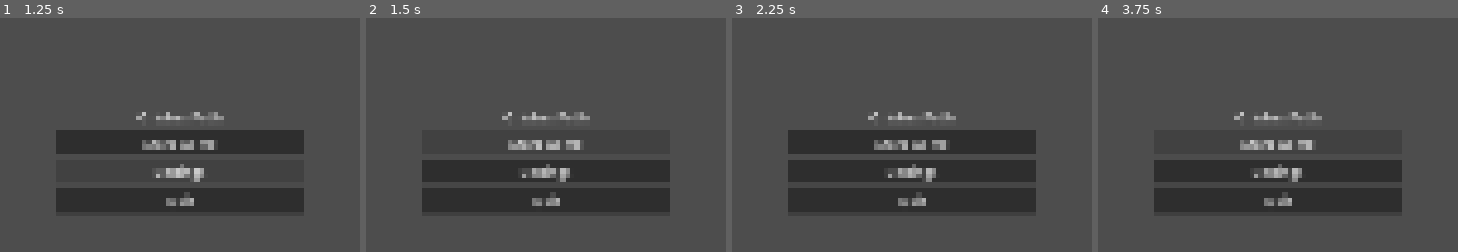
Above: before the commit, frames 1-4 (left to right).
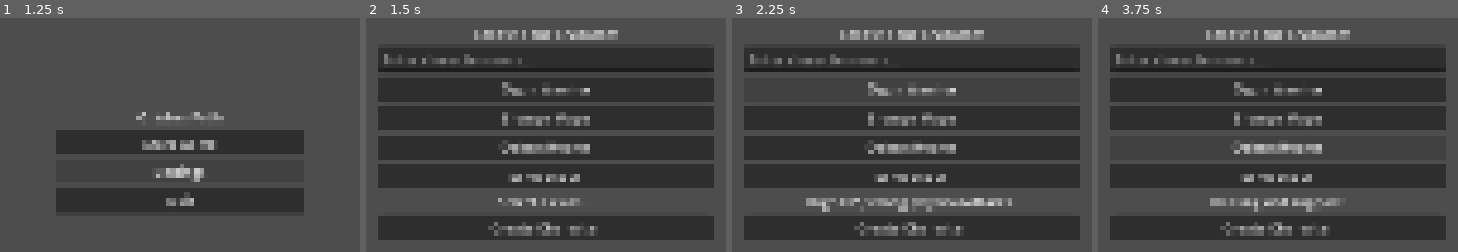
Above: after the commit, the same moments.

Repository: hftang/game
Game: Godot game, scene res://scenes/main_menu.tscn
Same seed, same stepped clock (60 frames per second), same inputs: the game is played once before the commit and once after it.
Inputs (mouse positions are in pixels of both pictures, inside the frame that each line leads up to):
- Up to frame 1 (1.25 s): click "Settings" at 0.5 s
- Up to frame 2 (1.5 s): click "Start Game" at 1.25 s
- Up to frame 3 (2.25 s): click (912, 88) at 2 s, where only the run after the commit has a clickable "Ogun Warrior"
- Up to frame 4 (3.75 s): click (1278, 118) at 2.75 s, where only the run after the commit has a clickable "Shango Mage"; click (1278, 146) at 3.5 s, where only the run after the commit has a clickable "Oshun Healer"

Frame 1 is identical in both runs. In frame 2, 54% of the frame differs, in the area x 3-97%, y 5-95%; in frame 3, 47%; in frame 4, 49%.
Error before the commit: Parse Error: Expected expression for variable initial value after "=". (res://scripts/ui/main_menu.gd:3)

Commit message:
fix: correct node paths in all UI scripts
- main_menu.gd: VBoxContainer/ prefix for buttons
- character_select.gd: VBoxContainer/ prefix, navigate to town on create
- town_ui.gd: VBoxContainer/ prefix, remove chat button
- level_select.gd: proper paths, GameManager integration
- quest_log.gd: proper paths, quest accept/claim logic
- profile_ui.gd: proper paths, GameManager stats display
- battle_result.gd: proper paths, victory/defeat display

Diff:
--- a/scripts/ui/battle_result.gd
+++ b/scripts/ui/battle_result.gd
@@ -1,38 +1,24 @@
 extends Control
 
-signal result_closed()
-
-@onready var title_label: Label = /TitleLabel
-@onready var xp_label: Label = /XpLabel
-@onready var gold_label: Label = /GoldLabel
-@onready var item_label: Label = /ItemLabel
-@onready var level_up_label: Label = /LevelUpLabel
-@onready var continue_btn: Button = /ContinueBtn
+@onready var title_label: Label = $VBoxContainer/TitleLabel
+@onready var xp_label: Label = $VBoxContainer/XpLabel
+@onready var gold_label: Label = $VBoxContainer/GoldLabel
+@onready var continue_btn: Button = $VBoxContainer/ContinueBtn
 
 func _ready():
   continue_btn.pressed.connect(_on_continue)
-  level_up_label.visible = false
 
-func setup_victory(xp: int, gold: int, item_drop = null, did_level_up: bool = false) -> void:
+func setup_victory(xp: int, gold: int) -> void:
   title_label.text = "VICTORY!"
   title_label.modulate = Color.GOLD
   xp_label.text = "EXP Gained: +" + str(xp)
   gold_label.text = "Gold Gained: +" + str(gold)
-  if item_drop:
-    item_label.text = "Item Dropped: " + item_drop
-  else:
-    item_label.text = "No item dropped"
-  if did_level_up:
-    level_up_label.visible = true
-    level_up_label.text = "LEVEL UP!"
 
 func setup_defeat() -> void:
   title_label.text = "DEFEAT"
   title_label.modulate = Color.RED
   xp_label.text = "No rewards"
   gold_label.text = ""
-  item_label.text = ""
 
 func _on_continue() -> void:
-  result_closed.emit()
   get_tree().change_scene_to_file("res://scenes/town.tscn")
--- a/scripts/ui/character_select.gd
+++ b/scripts/ui/character_select.gd
@@ -2,12 +2,13 @@
 
 signal character_created(char_name: String, class_type: CharacterClass.ClassType)
 
-@onready var name_input: LineEdit = /NameInput
-@onready var class_buttons: VBoxContainer = /ClassButtons
-@onready var create_button: Button = /CreateButton
-@onready var class_desc: Label = /ClassDescription
+@onready var name_input: LineEdit = $VBoxContainer/NameInput
+@onready var class_buttons: VBoxContainer = $VBoxContainer/ClassButtons
+@onready var create_button: Button = $VBoxContainer/CreateButton
+@onready var class_desc: Label = $VBoxContainer/ClassDescription
 
 var selected_class: CharacterClass.ClassType = CharacterClass.ClassType.OGUN_WARRIOR
+var player_name: String = ""
 
 func _ready():
   create_button.pressed.connect(_on_create_pressed)
@@ -15,9 +16,9 @@
 
 func _setup_class_buttons():
   var classes = [
-    {"type": CharacterClass.ClassType.OGUN_WARRIOR, "name": "Ogun Warrior", "desc": "High HP, strong physical attacks. Tank/Melee DPS."},
-    {"type": CharacterClass.ClassType.SHANGO_MAGE, "name": "Shango Mage", "desc": "Powerful lightning/fire magic. Glass cannon."},
-    {"type": CharacterClass.ClassType.OSHUN_HEALER, "name": "Oshun Healer", "desc": "Healing and support. Keeps team alive."},
+    {"type": CharacterClass.ClassType.OGUN_WARRIOR, "name": "Ogun Warrior", "desc": "High HP, strong physical attacks."},
+    {"type": CharacterClass.ClassType.SHANGO_MAGE, "name": "Shango Mage", "desc": "Powerful lightning/fire magic."},
+    {"type": CharacterClass.ClassType.OSHUN_HEALER, "name": "Oshun Healer", "desc": "Healing and support."},
     {"type": CharacterClass.ClassType.ESHU_SCOUT, "name": "Eshu Scout", "desc": "Fast and tricky. Debuff specialist."}
   ]
   for cls in classes:
@@ -31,8 +32,10 @@
   class_desc.text = desc
 
 func _on_create_pressed():
-  var char_name = name_input.text.strip_edges()
-  if char_name.is_empty():
+  player_name = name_input.text.strip_edges()
+  if player_name.is_empty():
     class_desc.text = "Please enter a character name!"
     return
-  character_created.emit(char_name, selected_class)
+  GameManager.player_name = player_name
+  GameManager.change_state(GameManager.GameState.TOWN)
+  get_tree().change_scene_to_file("res://scenes/town.tscn")
--- a/scripts/ui/level_select.gd
+++ b/scripts/ui/level_select.gd
@@ -2,11 +2,11 @@
 
 signal level_selected(level_id: String)
 
-@onready var level_list: VBoxContainer = /LevelList
-@onready var level_desc: Label = /LevelDesc
-@onready var level_req: Label = /LevelReq
-@onready var enter_btn: Button = /EnterBtn
-@onready var back_btn: Button = /BackBtn
+@onready var level_list: VBoxContainer = $VBoxContainer/LevelList
+@onready var level_desc: Label = $VBoxContainer/LevelDesc
+@onready var level_req: Label = $VBoxContainer/LevelReq
+@onready var enter_btn: Button = $VBoxContainer/EnterBtn
+@onready var back_btn: Button = $VBoxContainer/BackBtn
 
 var selected_level: Dictionary = {}
 var player_level: int = 1
@@ -15,37 +15,33 @@
   enter_btn.pressed.connect(_on_enter_pressed)
   back_btn.pressed.connect(_on_back_pressed)
   enter_btn.visible = false
-
-func setup(p_level: int) -> void:
-  player_level = p_level
+  player_level = GameManager.level
   _populate_levels()
 
 func _populate_levels() -> void:
   for child in level_list.get_children():
     child.queue_free()
-  var levels = LevelDatabase.get_available_levels(player_level)
-  for level in levels:
+  for level in LevelDatabase.all_levels:
     var btn = Button.new()
-    btn.text = level.name + " (Lv." + str(level.required_level) + ")"
-    btn.pressed.connect(_on_level_pressed.bind(level))
+    var locked = level.required_level > player_level
+    if locked:
+      btn.text = level.name + " [LOCKED Lv." + str(level.required_level) + "]"
+      btn.disabled = true
+    else:
+      btn.text = level.name + " (Lv." + str(level.required_level) + ")"
+      btn.pressed.connect(_on_level_pressed.bind(level))
     level_list.add_child(btn)
-  # Show locked levels too
-  for level in LevelDatabase.all_levels:
-    if level.required_level > player_level:
-      var btn = Button.new()
-      btn.text = level.name + " [LOCKED - Lv." + str(level.required_level) + "]"
-      btn.disabled = true
-      level_list.add_child(btn)
 
 func _on_level_pressed(level: Dictionary) -> void:
   selected_level = level
   level_desc.text = level.description
-  level_req.text = "Enemies: " + str(level.enemy_count) + " | Bonus XP: +" + str(level.xp_bonus)
+  level_req.text = "Enemies: " + str(level.enemy_count)
   enter_btn.visible = true
 
 func _on_enter_pressed() -> void:
   if not selected_level.is_empty():
-    level_selected.emit(selected_level.id)
+    GameManager.change_state(GameManager.GameState.BATTLE)
+    get_tree().change_scene_to_file("res://scenes/battle.tscn")
 
 func _on_back_pressed() -> void:
   get_tree().change_scene_to_file("res://scenes/town.tscn")
--- a/scripts/ui/main_menu.gd
+++ b/scripts/ui/main_menu.gd
@@ -1,15 +1,19 @@
 extends Control
 
-@onready var start_button: Button = /StartButton
-@onready var settings_button: Button = /SettingsButton
-@onready var quit_button: Button = /QuitButton
+@onready var start_button: Button = $VBoxContainer/StartButton
+@onready var settings_button: Button = $VBoxContainer/SettingsButton
+@onready var quit_button: Button = $VBoxContainer/QuitButton
 
 func _ready():
   start_button.pressed.connect(_on_start_pressed)
+  settings_button.pressed.connect(_on_settings_pressed)
   quit_button.pressed.connect(_on_quit_pressed)
 
 func _on_start_pressed():
   get_tree().change_scene_to_file("res://scenes/character_select.tscn")
 
+func _on_settings_pressed():
+  pass
+
 func _on_quit_pressed():
   get_tree().quit()
--- a/scripts/ui/profile_ui.gd
+++ b/scripts/ui/profile_ui.gd
@@ -1,30 +1,24 @@
 extends Control
 
-@onready var name_label: Label = /NameLabel
-@onready var class_label: Label = /ClassLabel
-@onready var level_label: Label = /LevelLabel
-@onready var exp_label: Label = /ExpLabel
-@onready var coin_label: Label = /CoinLabel
-@onready var stats_label: Label = /StatsLabel
-@onready var equip_label: Label = /EquipLabel
-@onready var back_btn: Button = /BackBtn
-
-var character: GameCharacter
+@onready var name_label: Label = $VBoxContainer/NameLabel
+@onready var class_label: Label = $VBoxContainer/ClassLabel
+@onready var level_label: Label = $VBoxContainer/LevelLabel
+@onready var exp_label: Label = $VBoxContainer/ExpLabel
+@onready var coin_label: Label = $VBoxContainer/CoinLabel
+@onready var stats_label: Label = $VBoxContainer/StatsLabel
+@onready var back_btn: Button = $VBoxContainer/BackBtn
 
 func _ready():
   back_btn.pressed.connect(_on_back_pressed)
+  _update_display()
 
-func setup(char: GameCharacter, p_level: int, p_exp: int, p_coin: int) -> void:
-  character = char
-  name_label.text = "Name: " + char.character_name
-  class_label.text = "Class: " + CharacterClass.get_class_name(char.class_type)
-  level_label.text = "Level: " + str(p_level)
-  exp_label.text = "EXP: " + str(p_exp)
-  coin_label.text = "Ori Coin: " + str(p_coin)
-  stats_label.text = "HP: " + str(char.max_hp) + " | MP: " + str(char.max_mp) + " | ATK: " + str(char.base_atk) + " | DEF: " + str(char.base_def) + " | SPD: " + str(char.base_spd) + " | MAG: " + str(char.base_mag)
-  var weapon = char.equipment.weapon
-  var armor = char.equipment.armor
-  equip_label.text = "Weapon: " + (weapon.item_name if weapon else "None") + " | Armor: " + (armor.item_name if armor else "None")
+func _update_display() -> void:
+  name_label.text = "Name: " + GameManager.player_name
+  class_label.text = "Level: " + str(GameManager.level)
+  level_label.text = "EXP: " + str(GameManager.exp) + "/" + str(GameManager.exp_to_next)
+  exp_label.text = "Ori Coin: " + str(GameManager.ori_coin)
+  coin_label.text = "HP: " + str(GameManager.level * 10 + 90)
+  stats_label.text = "ATK: " + str(GameManager.level * 2 + 13) + " | DEF: " + str(GameManager.level * 2 + 8)
 
 func _on_back_pressed() -> void:
   get_tree().change_scene_to_file("res://scenes/town.tscn")
--- a/scripts/ui/quest_log.gd
+++ b/scripts/ui/quest_log.gd
@@ -1,13 +1,12 @@
 extends Control
 
-@onready var quest_list: VBoxContainer = /QuestList
-@onready var quest_desc: Label = /QuestDesc
-@onready var quest_progress: Label = /QuestProgress
-@onready var claim_btn: Button = /ClaimBtn
-@onready var accept_btn: Button = /AcceptBtn
-@onready var back_btn: Button = /BackBtn
+@onready var quest_list: VBoxContainer = $VBoxContainer/QuestList
+@onready var quest_desc: Label = $VBoxContainer/QuestDesc
+@onready var quest_progress: Label = $VBoxContainer/QuestProgress
+@onready var claim_btn: Button = $VBoxContainer/ClaimBtn
+@onready var accept_btn: Button = $VBoxContainer/AcceptBtn
+@onready var back_btn: Button = $VBoxContainer/BackBtn
 
-var quest_mgr: QuestManager
 var selected_quest: Quest
 
 func _ready():
@@ -16,28 +15,18 @@
   back_btn.pressed.connect(_on_back_pressed)
   claim_btn.visible = false
   accept_btn.visible = false
-  quest_mgr = QuestManager.new()
   _populate_quests()
 
 func _populate_quests() -> void:
   for child in quest_list.get_children():
     child.queue_free()
-  # Available quests
-  for quest in QuestDatabase.get_available_quests():
+  for quest in QuestDatabase.all_quests:
     var btn = Button.new()
-    btn.text = "[NEW] " + quest.quest_name
-    btn.pressed.connect(_on_quest_pressed.bind(quest))
-    quest_list.add_child(btn)
-  # Active quests
-  for quest in QuestDatabase.get_active_quests():
-    var btn = Button.new()
-    btn.text = quest.quest_name + " (" + str(quest.current_count) + "/" + str(quest.target_count) + ")"
-    btn.pressed.connect(_on_quest_pressed.bind(quest))
-    quest_list.add_child(btn)
-  # Completed quests
-  for quest in QuestDatabase.get_completed_quests():
-    var btn = Button.new()
-    btn.text = "[DONE] " + quest.quest_name
+    match quest.status:
+      Quest.QuestStatus.AVAILABLE: btn.text = "[NEW] " + quest.quest_name
+      Quest.QuestStatus.ACTIVE: btn.text = quest.quest_name + " (" + str(quest.current_count) + "/" + str(quest.target_count) + ")"
+      Quest.QuestStatus.COMPLETED: btn.text = "[DONE] " + quest.quest_name
+      Quest.QuestStatus.CLAIMED: btn.text = "[CLAIMED] " + quest.quest_name
     btn.pressed.connect(_on_quest_pressed.bind(quest))
     quest_list.add_child(btn)
 
@@ -50,14 +39,15 @@
 
 func _on_accept_pressed() -> void:
   if selected_quest:
-    quest_mgr.accept_quest(selected_quest)
+    selected_quest.status = Quest.QuestStatus.ACTIVE
     _populate_quests()
 
 func _on_claim_pressed() -> void:
   if selected_quest:
-    var rewards = quest_mgr.claim_quest(selected_quest)
-    if not rewards.is_empty():
-      quest_desc.text = "Claimed! XP: " + str(rewards.xp) + " Gold: " + str(rewards.gold) + " Ori Coin: " + str(rewards.ori_coin)
+    selected_quest.status = Quest.QuestStatus.CLAIMED
+    GameManager.add_exp(selected_quest.xp_reward)
+    GameManager.ori_coin += selected_quest.ori_coin_reward
+    quest_desc.text = "Claimed! +" + str(selected_quest.xp_reward) + " XP"
     _populate_quests()
 
 func _on_back_pressed() -> void:
--- a/scripts/ui/town_ui.gd
+++ b/scripts/ui/town_ui.gd
@@ -1,14 +1,13 @@
 extends Control
 
-@onready var adventure_btn: Button = /AdventureBtn
-@onready var shop_btn: Button = /ShopBtn
-@onready var inventory_btn: Button = /InventoryBtn
-@onready var quests_btn: Button = /QuestsBtn
-@onready var profile_btn: Button = /ProfileBtn
-@onready var chat_btn: Button = /ChatBtn
-@onready var recharge_btn: Button = /RechargeBtn
-@onready var coin_label: Label =
-@onready var level_label: Label =
+@onready var adventure_btn: Button = $VBoxContainer/AdventureBtn
+@onready var shop_btn: Button = $VBoxContainer/ShopBtn
+@onready var inventory_btn: Button = $VBoxContainer/InventoryBtn
+@onready var quests_btn: Button = $VBoxContainer/QuestsBtn
+@onready var profile_btn: Button = $VBoxContainer/ProfileBtn
+@onready var recharge_btn: Button = $VBoxContainer/RechargeBtn
+@onready var coin_label: Label = $CoinLabel
+@onready var level_label: Label = $LevelLabel
 
 func _ready():
   adventure_btn.pressed.connect(func(): get_tree().change_scene_to_file("res://scenes/ui/level_select.tscn"))
@@ -16,7 +15,6 @@
   inventory_btn.pressed.connect(func(): get_tree().change_scene_to_file("res://scenes/ui/inventory.tscn"))
   quests_btn.pressed.connect(func(): get_tree().change_scene_to_file("res://scenes/ui/quest_log.tscn"))
   profile_btn.pressed.connect(func(): get_tree().change_scene_to_file("res://scenes/ui/profile.tscn"))
-  chat_btn.pressed.connect(func(): get_tree().change_scene_to_file("res://scenes/ui/chat.tscn"))
   recharge_btn.pressed.connect(_on_recharge)
   _update_display()
 
@@ -25,5 +23,4 @@
   level_label.text = "Lv." + str(GameManager.level) + " " + GameManager.player_name
 
 func _on_recharge() -> void:
-  # TODO: Open recharge dialog
-  pass
+  get_tree().change_scene_to_file("res://scenes/ui/recharge.tscn")
